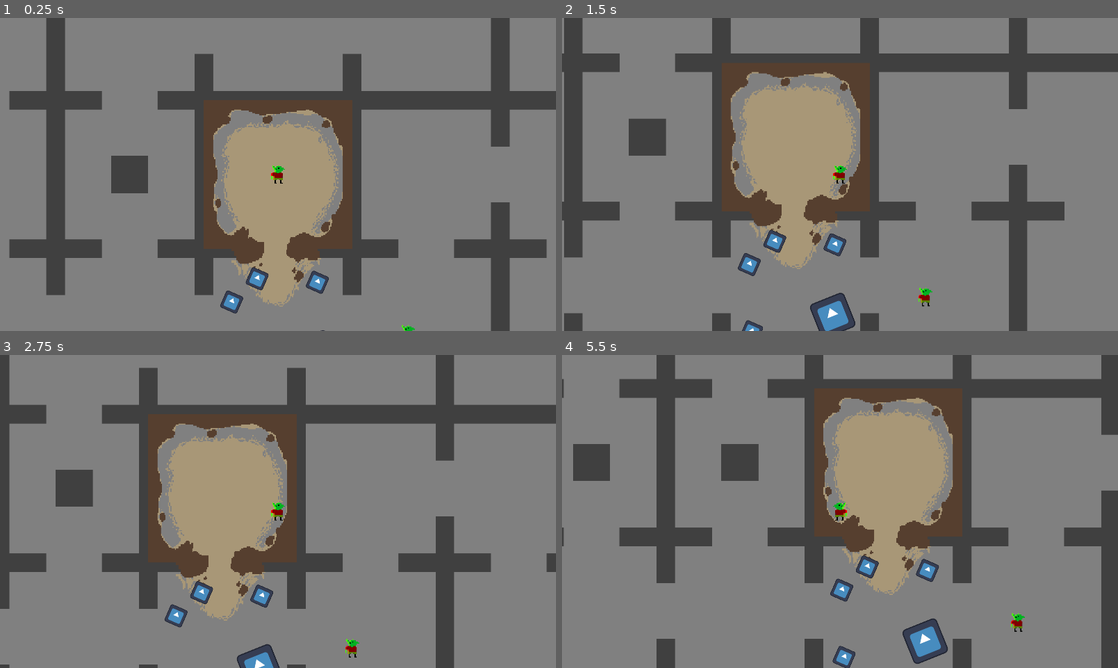
Above: before the commit, frames 1-4 (two rows, left to right).
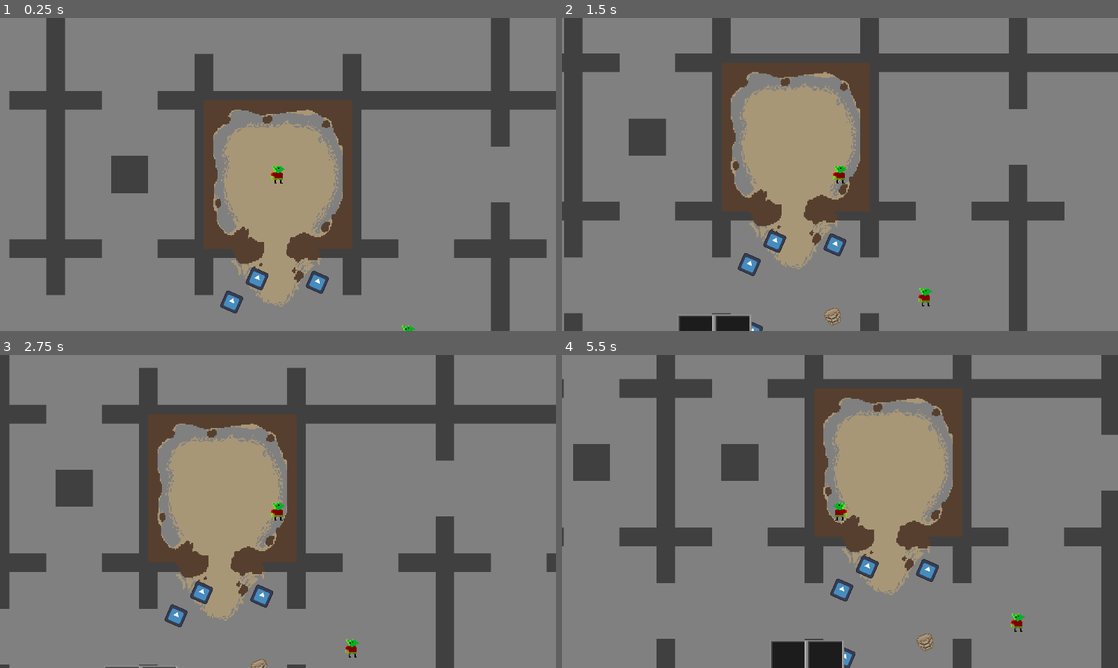
Above: after the commit, the same moments.

Repository: nporposoft/loot-goblin
Game: Godot game, scene res://test_dungeon.tscn
Same seed, same stepped clock (60 frames per second), same inputs: the game is played once before the commit and once after it. The engine's default icon, where the game draws it, is replaced by a stand-in: a white triangle on a blue panel in a dark square.
Inputs (mouse positions are in pixels of both pictures, inside the frame that each line leads up to):
- Up to frame 1 (0.25 s): no input
- Up to frame 2 (1.5 s): tap Enter at 0.5 s; move the mouse to (962, 158) at 0.52 s; hold D (move_right) 0.53-1.28 s; right-click (962, 158) at 0.6 s; tap Space at 1.25 s; move the mouse to (728, 190) at 1.27 s; hold S (move_down) from 1.28 s (still down); tap Shift (dodge) at 1.35 s
- Up to frame 3 (2.75 s): right-click (166, 527) at 1.55 s; tap Enter at 2 s; move the mouse to (333, 442) at 2.02 s; release S (move_down) at 2.03 s; hold D (move_right) from 2.03 s (still down); right-click (333, 442) at 2.1 s
- Up to frame 4 (5.5 s): tap Space at 2.75 s; move the mouse to (812, 574) at 2.77 s; release D (move_right) at 2.78 s; hold W (move_up) 2.78-3.53 s; click (812, 574) at 2.85 s; right-click (812, 574) at 3.05 s; move the mouse to (1006, 558) at 3.52 s; hold A (move_left) 3.53-5.03 s; right-click (1006, 558) at 3.6 s; move the mouse to (673, 464) at 4.27 s; tap Shift (dodge) at 4.35 s; right-click (673, 464) at 4.55 s; tap Enter at 5 s; move the mouse to (867, 511) at 5.02 s; hold S (move_down) from 5.03 s (still down); right-click (867, 511) at 5.1 s

The runs differ from the first frame. In frame 1, less than 0.1% of the frame differs, in the area x 41-59%, y 81-100%; in frame 2, 1.4%; in frame 3, 0.5%; in frame 4, 1.9%, in the area x 37-70%, y 65-100%.
Error after the commit: Invalid access to property or key 'items' on a base object of type 'Nil'. (res://src/player/container_ui.gd:31)

Commit message:
WIP adding other containers

Diff:
--- a/items/Bucket.tres
+++ /dev/null
@@ -1,19 +0,0 @@
-[gd_resource type="Resource" script_class="ItemData" load_steps=5 format=3 uid="uid://dr5gh87hu4acd"]
-
-[ext_resource type="Script" uid="uid://ctqjnf2yg1uvt" path="res://src/items/item_data.gd" id="1_7kful"]
-[ext_resource type="Texture2D" uid="uid://h2fitiuextwe" path="res://icon.svg" id="2_6ht5h"]
-[ext_resource type="PackedScene" uid="uid://c1ejvgyrv6nmb" path="res://items/BucketUI.tscn" id="2_f88oy"]
-[ext_resource type="PackedScene" uid="uid://d3u6nyytl22wp" path="res://items/Bucket.tscn" id="4_l2qbg"]
-
-[resource]
-resource_local_to_scene = true
-script = ExtResource("1_7kful")
-display_name = "Bucket"
-description = "What a nice bucket"
-ui_sprite = ExtResource("2_6ht5h")
-world_scene = ExtResource("4_l2qbg")
-is_container = true
-rows = 2
-columns = 2
-ui_scene = ExtResource("2_f88oy")
-metadata/_custom_type_script = "uid://ctqjnf2yg1uvt"
--- /dev/null
+++ b/items/containers/Bucket.tres
@@ -0,0 +1,21 @@
+[gd_resource type="Resource" script_class="ItemData" load_steps=6 format=3 uid="uid://dr5gh87hu4acd"]
+
+[ext_resource type="Script" uid="uid://ctqjnf2yg1uvt" path="res://src/items/item_data.gd" id="1_7kful"]
+[ext_resource type="PackedScene" uid="uid://c1ejvgyrv6nmb" path="res://items/containers/BucketUI.tscn" id="2_f88oy"]
+[ext_resource type="Texture2D" uid="uid://dkrq5othh4xcw" path="res://assets/containers.png" id="3_f88oy"]
+[ext_resource type="PackedScene" uid="uid://d3u6nyytl22wp" path="res://items/containers/Bucket.tscn" id="4_l2qbg"]
+
+[sub_resource type="AtlasTexture" id="AtlasTexture_l2qbg"]
+atlas = ExtResource("3_f88oy")
+region = Rect2(0, 0, 16, 16)
+
+[resource]
+resource_local_to_scene = true
+script = ExtResource("1_7kful")
+display_name = "Bucket"
+description = "What a nice bucket"
+ui_sprite = SubResource("AtlasTexture_l2qbg")
+world_scene = ExtResource("4_l2qbg")
+is_container = true
+ui_scene = ExtResource("2_f88oy")
+metadata/_custom_type_script = "uid://ctqjnf2yg1uvt"
--- a/items/Bucket.tscn
+++ b/items/containers/Bucket.tscn
@@ -1,11 +1,14 @@
-[gd_scene load_steps=5 format=3 uid="uid://d3u6nyytl22wp"]
+[gd_scene load_steps=6 format=3 uid="uid://d3u6nyytl22wp"]
 
 [ext_resource type="Script" uid="uid://dj61bulh8wvlg" path="res://src/items/item.gd" id="1_1vhlq"]
-[ext_resource type="Texture2D" uid="uid://h2fitiuextwe" path="res://icon.svg" id="2_adi3s"]
+[ext_resource type="Texture2D" uid="uid://dkrq5othh4xcw" path="res://assets/containers.png" id="2_udecq"]
 [ext_resource type="Script" uid="uid://4x62ah40g3dn" path="res://src/player/interactable.gd" id="3_udecq"]
 
+[sub_resource type="RectangleShape2D" id="RectangleShape2D_udecq"]
+size = Vector2(14, 14)
+
 [sub_resource type="CircleShape2D" id="CircleShape2D_2okec"]
-radius = 18.13
+radius = 26.019224
 
 [node name="Bucket" type="RigidBody2D"]
 collision_layer = 4
@@ -15,11 +18,14 @@
 metadata/_custom_type_script = "uid://dj61bulh8wvlg"
 
 [node name="CollisionShape2D" type="CollisionShape2D" parent="."]
-shape = SubResource("CircleShape2D_2okec")
+position = Vector2(0, 1)
+shape = SubResource("RectangleShape2D_udecq")
 
 [node name="Sprite2D" type="Sprite2D" parent="."]
-scale = Vector2(0.25, 0.25)
-texture = ExtResource("2_adi3s")
+texture_filter = 1
+texture = ExtResource("2_udecq")
+region_enabled = true
+region_rect = Rect2(0, 0, 16, 16)
 
 [node name="Interactable" type="Area2D" parent="."]
 collision_layer = 8
--- /dev/null
+++ b/items/containers/Carton.tres
@@ -0,0 +1,21 @@
+[gd_resource type="Resource" script_class="ItemData" load_steps=6 format=3 uid="uid://dfeldsb6mbdi1"]
+
+[ext_resource type="Script" uid="uid://ctqjnf2yg1uvt" path="res://src/items/item_data.gd" id="1_blaox"]
+[ext_resource type="PackedScene" uid="uid://dvwyd2tet2qr5" path="res://items/containers/Carton.tscn" id="2_uwlvg"]
+[ext_resource type="Texture2D" uid="uid://dkrq5othh4xcw" path="res://assets/containers.png" id="3_2broc"]
+[ext_resource type="PackedScene" uid="uid://d3u6nyytl22wp" path="res://items/containers/Bucket.tscn" id="4_n1lxu"]
+
+[sub_resource type="AtlasTexture" id="AtlasTexture_l2qbg"]
+atlas = ExtResource("3_2broc")
+region = Rect2(17, 0, 16, 16)
+
+[resource]
+resource_local_to_scene = true
+script = ExtResource("1_blaox")
+display_name = "Carton"
+description = "What a nice carton"
+ui_sprite = SubResource("AtlasTexture_l2qbg")
+world_scene = ExtResource("4_n1lxu")
+is_container = true
+ui_scene = ExtResource("2_uwlvg")
+metadata/_custom_type_script = "uid://ctqjnf2yg1uvt"
--- /dev/null
+++ b/items/containers/Carton.tscn
@@ -0,0 +1,42 @@
+[gd_scene load_steps=7 format=3 uid="uid://dvwyd2tet2qr5"]
+
+[ext_resource type="Script" uid="uid://dj61bulh8wvlg" path="res://src/items/item.gd" id="1_6phc3"]
+[ext_resource type="Texture2D" uid="uid://dkrq5othh4xcw" path="res://assets/containers.png" id="2_j2i3j"]
+[ext_resource type="Resource" uid="uid://dfeldsb6mbdi1" path="res://items/containers/Carton.tres" id="2_p808s"]
+[ext_resource type="Script" uid="uid://4x62ah40g3dn" path="res://src/player/interactable.gd" id="3_p808s"]
+
+[sub_resource type="RectangleShape2D" id="RectangleShape2D_udecq"]
+size = Vector2(12, 9)
+
+[sub_resource type="CircleShape2D" id="CircleShape2D_2okec"]
+radius = 26.019224
+
+[node name="Carton" type="RigidBody2D"]
+collision_layer = 4
+gravity_scale = 0.0
+linear_damp = 2.0
+script = ExtResource("1_6phc3")
+item_data = ExtResource("2_p808s")
+metadata/_custom_type_script = "uid://dj61bulh8wvlg"
+
+[node name="CollisionShape2D" type="CollisionShape2D" parent="."]
+position = Vector2(0, 0.5)
+shape = SubResource("RectangleShape2D_udecq")
+
+[node name="Sprite2D" type="Sprite2D" parent="."]
+texture_filter = 1
+position = Vector2(0, -3)
+texture = ExtResource("2_j2i3j")
+region_enabled = true
+region_rect = Rect2(17, 0, 16, 16)
+
+[node name="Interactable" type="Area2D" parent="."]
+collision_layer = 8
+collision_mask = 0
+script = ExtResource("3_p808s")
+metadata/_custom_type_script = "uid://4x62ah40g3dn"
+
+[node name="CollisionShape2D" type="CollisionShape2D" parent="Interactable"]
+shape = SubResource("CircleShape2D_2okec")
+
+[connection signal="on_interact" from="Interactable" to="." method="interact"]
--- /dev/null
+++ b/items/containers/CartonUI.tscn
@@ -0,0 +1,101 @@
+[gd_scene load_steps=6 format=3 uid="uid://dvwyd2tet2qr5"]
+
+[ext_resource type="Script" uid="uid://d4mgxpys1m80c" path="res://src/player/container_ui.gd" id="1_nkb1w"]
+[ext_resource type="Texture2D" uid="uid://cdlafytbjx7lg" path="res://assets/bag slot.png" id="2_atxy7"]
+[ext_resource type="Script" uid="uid://bqtvaidnp5b3q" path="res://src/player/container_ui_slot.gd" id="3_bauh6"]
+
+[sub_resource type="AtlasTexture" id="AtlasTexture_4yo1c"]
+atlas = ExtResource("2_atxy7")
+region = Rect2(0, 0, 32, 32)
+
+[sub_resource type="AtlasTexture" id="AtlasTexture_rkvuq"]
+atlas = ExtResource("2_atxy7")
+region = Rect2(32, 0, 32, 32)
+
+[node name="CartonUI" type="Control"]
+texture_filter = 1
+layout_mode = 3
+anchors_preset = 15
+anchor_right = 1.0
+anchor_bottom = 1.0
+offset_right = -1553.0
+offset_bottom = -790.0
+grow_horizontal = 2
+grow_vertical = 2
+script = ExtResource("1_nkb1w")
+
+[node name="Slot 1" type="TextureButton" parent="."]
+layout_mode = 0
+offset_right = 32.0
+offset_bottom = 32.0
+texture_normal = SubResource("AtlasTexture_4yo1c")
+texture_hover = SubResource("AtlasTexture_rkvuq")
+script = ExtResource("3_bauh6")
+metadata/_custom_type_script = "uid://bqtvaidnp5b3q"
+
+[node name="Item" type="TextureRect" parent="Slot 1"]
+layout_mode = 0
+offset_left = 8.0
+offset_top = 8.0
+offset_right = 24.0
+offset_bottom = 24.0
+expand_mode = 3
+stretch_mode = 5
+
+[node name="Slot 2" type="TextureButton" parent="."]
+layout_mode = 0
+offset_left = 32.0
+offset_right = 64.0
+offset_bottom = 32.0
+texture_normal = SubResource("AtlasTexture_4yo1c")
+texture_hover = SubResource("AtlasTexture_rkvuq")
+script = ExtResource("3_bauh6")
+metadata/_custom_type_script = "uid://bqtvaidnp5b3q"
+
+[node name="Item" type="TextureRect" parent="Slot 2"]
+layout_mode = 0
+offset_left = 8.0
+offset_top = 8.0
+offset_right = 24.0
+offset_bottom = 24.0
+expand_mode = 3
+stretch_mode = 5
+
+[node name="Slot 3" type="TextureButton" parent="."]
+layout_mode = 0
+offset_top = 32.0
+offset_right = 32.0
+offset_bottom = 64.0
+texture_normal = SubResource("AtlasTexture_4yo1c")
+texture_hover = SubResource("AtlasTexture_rkvuq")
+script = ExtResource("3_bauh6")
+metadata/_custom_type_script = "uid://bqtvaidnp5b3q"
+
+[node name="Item" type="TextureRect" parent="Slot 3"]
+layout_mode = 0
+offset_left = 8.0
+offset_top = 8.0
+offset_right = 24.0
+offset_bottom = 24.0
+expand_mode = 3
+stretch_mode = 5
+
+[node name="Slot 4" type="TextureButton" parent="."]
+layout_mode = 0
+offset_left = 32.0
+offset_top = 32.0
+offset_right = 64.0
+offset_bottom = 64.0
+texture_normal = SubResource("AtlasTexture_4yo1c")
+texture_hover = SubResource("AtlasTexture_rkvuq")
+script = ExtResource("3_bauh6")
+metadata/_custom_type_script = "uid://bqtvaidnp5b3q"
+
+[node name="Item" type="TextureRect" parent="Slot 4"]
+layout_mode = 0
+offset_left = 8.0
+offset_top = 8.0
+offset_right = 24.0
+offset_bottom = 24.0
+expand_mode = 3
+stretch_mode = 5
--- a/src/characters/character.gd
+++ b/src/characters/character.gd
@@ -124,8 +124,7 @@
 
 	_held_item_sprite = Sprite2D.new()
 	_held_item_sprite.texture = held_item.ui_sprite
-	_held_item_sprite.scale = Vector2(0.1, 0.1)
-	_held_item_sprite.position = Vector2(0, -20)
+	_held_item_sprite.position = Vector2(0, -16)
 	add_child(_held_item_sprite)
 
 
--- a/test_dungeon.tscn
+++ b/test_dungeon.tscn
@@ -10,8 +10,10 @@
 [ext_resource type="Script" uid="uid://ctqjnf2yg1uvt" path="res://src/items/item_data.gd" id="6_cnrih"]
 [ext_resource type="Texture2D" uid="uid://h2fitiuextwe" path="res://icon.svg" id="7_gsb4j"]
 [ext_resource type="Script" uid="uid://wt6vf8g2ns3k" path="res://src/characters/ai/passive_ai.gd" id="8_0ak11"]
-[ext_resource type="PackedScene" uid="uid://d3u6nyytl22wp" path="res://items/Bucket.tscn" id="8_isiae"]
-[ext_resource type="PackedScene" uid="uid://c1ejvgyrv6nmb" path="res://items/BucketUI.tscn" id="9_isiae"]
+[ext_resource type="PackedScene" uid="uid://d3u6nyytl22wp" path="res://items/containers/Bucket.tscn" id="8_isiae"]
+[ext_resource type="PackedScene" uid="uid://c1ejvgyrv6nmb" path="res://items/containers/BucketUI.tscn" id="9_isiae"]
+[ext_resource type="Texture2D" uid="uid://dkrq5othh4xcw" path="res://assets/containers.png" id="13_0ak11"]
+[ext_resource type="PackedScene" uid="uid://dvwyd2tet2qr5" path="res://items/containers/Carton.tscn" id="14_du6b4"]
 
 [sub_resource type="NavigationPolygon" id="NavigationPolygon_4qov3"]
 source_geometry_mode = 1
@@ -27,15 +29,6 @@
 source_geometry_mode = 1
 source_geometry_group_name = &"navmesh_sources"
 agent_radius = 32.0
-
-[sub_resource type="Resource" id="Resource_ure5g"]
-resource_local_to_scene = true
-script = ExtResource("6_cnrih")
-display_name = "Diamond"
-description = "So shiny"
-ui_sprite = ExtResource("7_gsb4j")
-world_scene = ExtResource("4_d8tm3")
-metadata/_custom_type_script = "uid://ctqjnf2yg1uvt"
 
 [sub_resource type="Resource" id="Resource_0ak11"]
 resource_local_to_scene = true
@@ -67,12 +60,24 @@
 [sub_resource type="Resource" id="Resource_8qjoy"]
 resource_local_to_scene = true
 script = ExtResource("6_cnrih")
+display_name = "Diamond"
+description = "So shiny"
+ui_sprite = ExtResource("7_gsb4j")
+world_scene = ExtResource("4_d8tm3")
+metadata/_custom_type_script = "uid://ctqjnf2yg1uvt"
+
+[sub_resource type="AtlasTexture" id="AtlasTexture_l2qbg"]
+atlas = ExtResource("13_0ak11")
+region = Rect2(0, 0, 16, 16)
+
+[sub_resource type="Resource" id="Resource_w2phg"]
+resource_local_to_scene = true
+script = ExtResource("6_cnrih")
 display_name = "Bucket"
 description = "What a nice bucket"
-ui_sprite = ExtResource("7_gsb4j")
+ui_sprite = SubResource("AtlasTexture_l2qbg")
 world_scene = ExtResource("8_isiae")
 is_container = true
-capacity = 4
 ui_scene = ExtResource("9_isiae")
 metadata/_custom_type_script = "uid://ctqjnf2yg1uvt"
 
@@ -84,6 +89,7 @@
 metadata/_custom_type_script = "uid://kygkbg3kqosp"
 
 [node name="World" type="Node2D" parent="."]
+texture_filter = 1
 
 [node name="FollowCamera" type="Camera2D" parent="World" node_paths=PackedStringArray("target")]
 zoom = Vector2(4, 4)
@@ -132,27 +138,28 @@
 [node name="Diamond" parent="World" instance=ExtResource("4_d8tm3")]
 position = Vector2(23.999989, 174)
 rotation = 0.41302407
-item_data = SubResource("Resource_ure5g")
+item_data = SubResource("Resource_0ak11")
 
 [node name="Diamond2" parent="World" instance=ExtResource("4_d8tm3")]
 position = Vector2(98, 157.00002)
 rotation = 0.41302407
-item_data = SubResource("Resource_0ak11")
+item_data = SubResource("Resource_du6b4")
 
 [node name="Diamond3" parent="World" instance=ExtResource("4_d8tm3")]
 position = Vector2(25.999998, 232.00003)
 rotation = 0.41302407
-item_data = SubResource("Resource_du6b4")
+item_data = SubResource("Resource_m8l71")
 
 [node name="Diamond4" parent="World" instance=ExtResource("4_d8tm3")]
 position = Vector2(46, 154.00002)
 rotation = 0.41302407
-item_data = SubResource("Resource_m8l71")
+item_data = SubResource("Resource_8qjoy")
 
 [node name="Bucket" parent="World" instance=ExtResource("8_isiae")]
+texture_filter = 1
 position = Vector2(95.99988, 217.99988)
 rotation = -0.38087726
-item_data = SubResource("Resource_8qjoy")
+item_data = SubResource("Resource_w2phg")
 
 [node name="UI" type="Control" parent="."]
 layout_mode = 3
@@ -163,3 +170,6 @@
 offset_right = 20.0
 offset_bottom = 40.0
 grow_horizontal = 2
+
+[node name="Carton" parent="." instance=ExtResource("14_du6b4")]
+position = Vector2(-38, 217)
Not shown, added: assets/containers.png.import
Renamed: items/BucketUI.tscn -> items/containers/BucketUI.tscn
Not shown: 1 places in test_dungeon.tscn that only renumber resources
